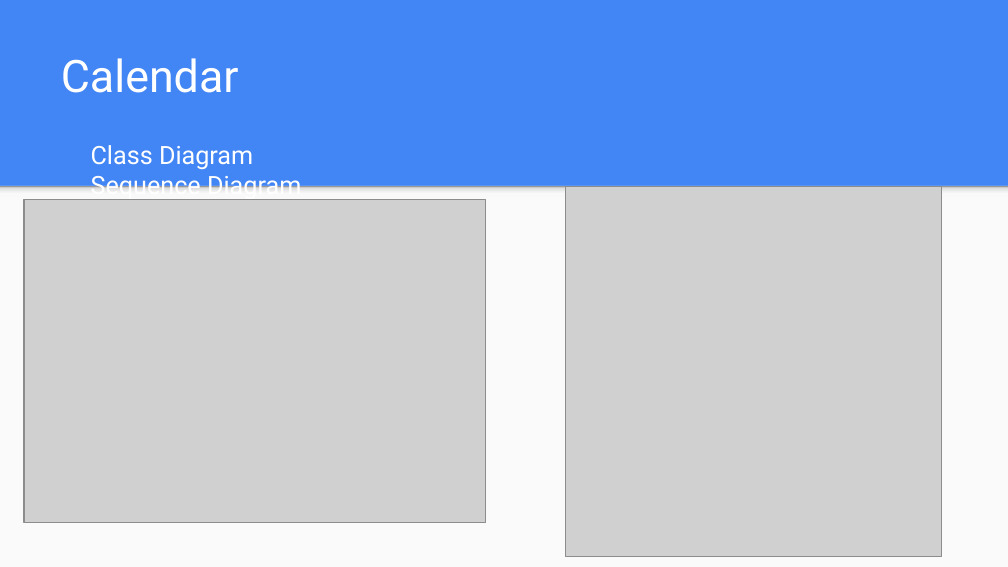
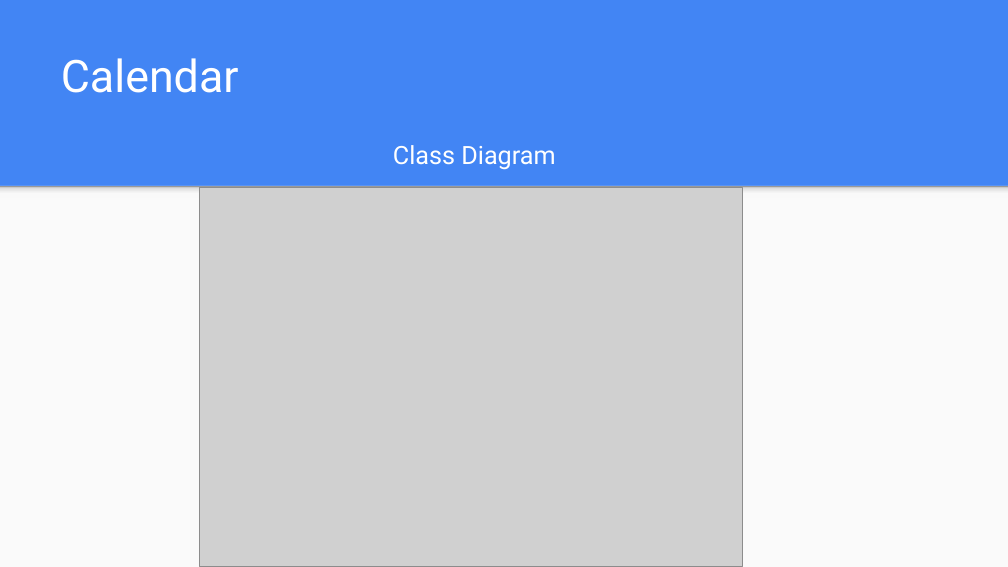
Before and after one commit to aLotofAdam/Edesia, a slide deck: slide 11 of presentation/Progress Report 2.pptx (slide 10 before the commit). Drawn at 1008x567 pixels with LibreOffice and Linux fonts; fonts in the diff are those of the drawing; grey boxes stand for pictures. Boxes give left, top, right and bottom in pixels: in the first picture for what was removed or moved away, otherwise in the second. Text is boxed around its words. In the diff, an @@ line names an element or a change of style, - is before the commit and + after.

```diff
--- a/presentation/Progress Report 2.pptx
+++ b/presentation/Progress Report 2.pptx
@@ text at (393,145,555,170): text changed @@
-Class Diagram Sequence Diagram
+Class Diagram
@@ picture: place and size @@
-picture at (24,200,486,523)
+picture at (200,187,742,567)
@@ picture removed at (565,186,941,556) @@
```
Also in this commit, not shown: 5 other slides changed, 2 slides added, 1 other file.
